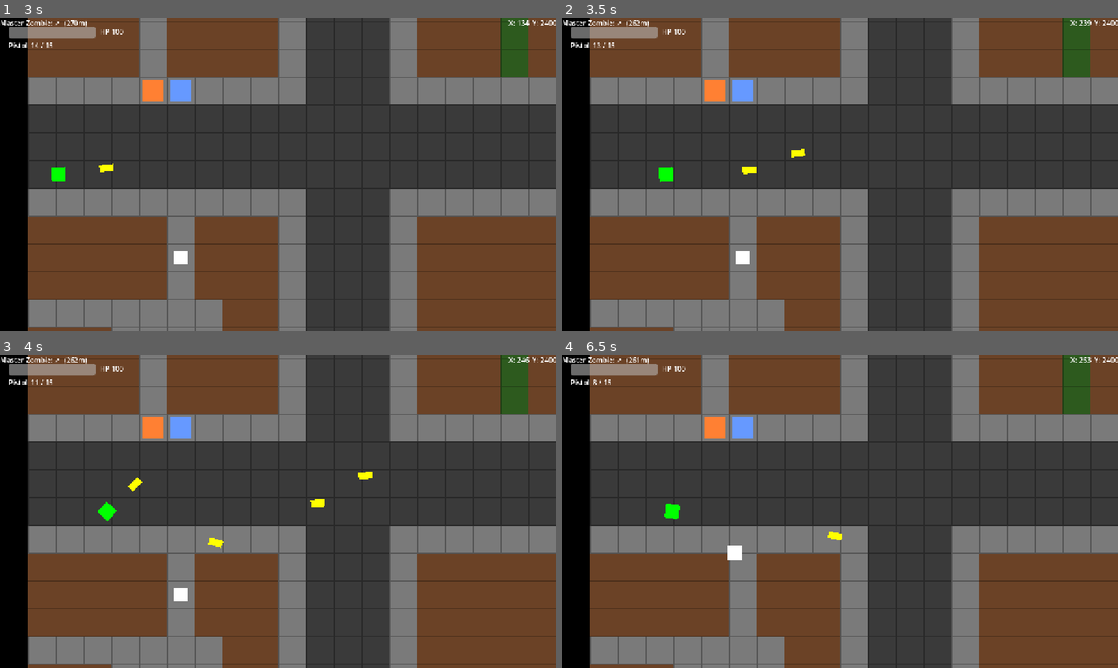
Above: before the commit, frames 1-4 (two rows, left to right).
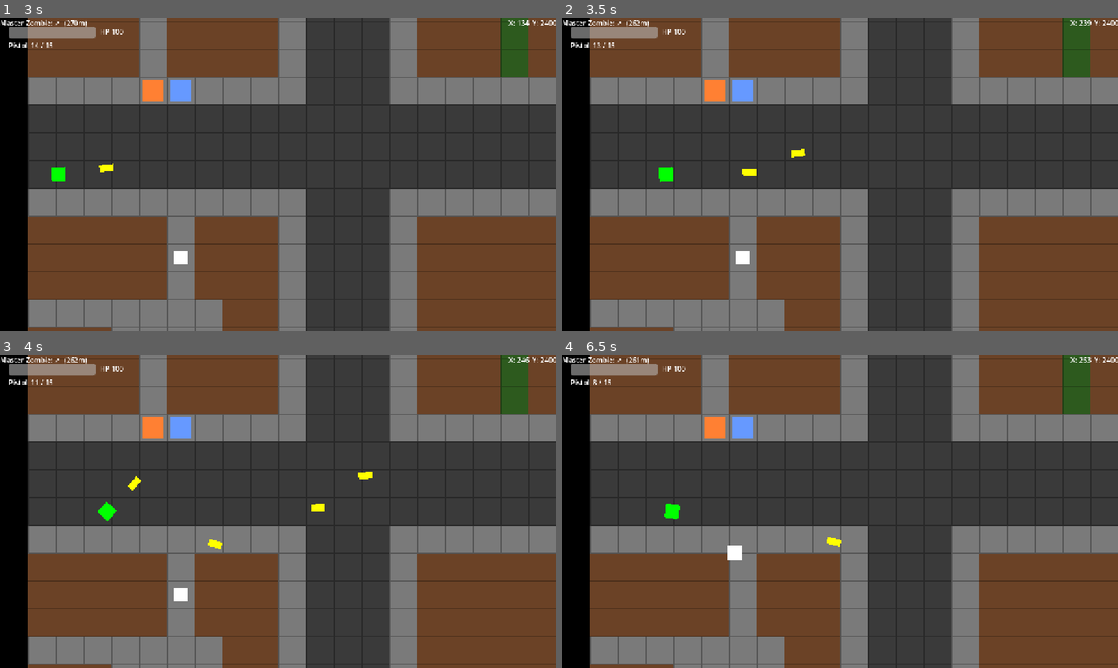
Above: after the commit, the same moments.

Repository: MKBSP/Zombie-game
Game: Godot game, scene res://scenes/ui/main_menu.tscn
Same seed, same stepped clock (60 frames per second), same inputs: the game is played once before the commit and once after it.
Inputs (mouse positions are in pixels of both pictures, inside the frame that each line leads up to):
- Up to frame 1 (3 s): click "PLAY" at 0.5 s; click "SINGLE PLAYER" at 1.25 s; click "HUMAN (shooter)" at 2 s; tap Enter (ui_accept) at 2.75 s; move the mouse to (400, 158) at 2.77 s; hold D (move_right) from 2.78 s (still down); hold Down (cam_down) from 2.78 s (still down); click (400, 158) at 2.92 s
- Up to frame 2 (3.5 s): keep holding D (move_right); keep holding Down (cam_down); tap Enter (ui_accept) at 3.02 s
- Up to frame 3 (4 s): release D (move_right) at 3.5 s; release Down (cam_down) at 3.5 s; drag from (166, 527) to (177, 426) at 3.52 s
- Up to frame 4 (6.5 s): move the mouse to (895, 442) at 4.27 s; hold D (move_right) 4.28-5 s; hold Right (cam_right) 4.28-5 s; drag from (812, 574) to (717, 426) at 5.02 s; move the mouse to (1006, 558) at 5.77 s; hold A (move_left) from 5.78 s (still down); tap X (drop_weapon) at 5.85 s; tap Enter (ui_accept) at 6.02 s

Frame 1 is identical in both runs. In frame 2, less than 0.1% of the frame differs, in the area x 32-35%, y 47-51%; in frame 3, 0.1%, in the area x 23-59%, y 38-62%; in frame 4, 0.1%.

Commit message:
feat(aim): server aim state - running/injured/recoil debuffs + focus, synced coeff
Co-Authored-By: Claude Sonnet 4.6 <noreply@anthropic.com>

Diff:
--- a/scenes/shooter/shooter.gd
+++ b/scenes/shooter/shooter.gd
@@ -45,6 +45,15 @@
 var _net_aim_target: Vector2 = Vector2.ZERO
 var _net_shooting: bool = false
 var _net_focus: bool = false
+
+# --- Aim accuracy (server computes; aim_spread_coeff is synced for the cursor) ---
+var aim_spread_coeff: float = 0.10
+var _recoil: float = 0.0
+var _recoil_recover: float = 0.0   # seconds for the current kick to fully decay
+var _recoil_elapsed: float = 0.0
+var _focus_timer: float = 0.0
+const FOCUS_TIME := 5.0
+const PISTOL_DMG_REF := 35.0
 
 # --- Node references (filled in _ready) ---
 @onready var gun_tip: Marker2D = $GunTip
@@ -124,7 +133,7 @@
 
 
 ## Server-side simulation.
-func _physics_process(_delta: float) -> void:
+func _physics_process(delta: float) -> void:
 	if is_dead:
 		return
 
@@ -133,8 +142,43 @@
 	if _net_aim_target != global_position:
 		rotation = (_net_aim_target - global_position).angle()
 
+	_update_recoil(delta)
+	_update_focus(delta)
+	aim_spread_coeff = AimModel.spread_coeff(_active_weapon(), _debuff_total(), _focus_fraction())
+
 	if _net_shooting:
 		shoot()
+
+
+func _debuff_total() -> float:
+	var total := 0.0
+	if _net_dir.length() > 0.1:
+		total += 0.20                       # running
+	if hp < int(max_hp * 0.5):
+		total += 0.40                       # badly hurt
+	elif hp < max_hp:
+		total += 0.20                       # injured
+	total += _recoil
+	return total
+
+func _focus_fraction() -> float:
+	return clampf(_focus_timer / FOCUS_TIME, 0.0, 1.0)
+
+func _update_focus(delta: float) -> void:
+	# Focus only builds while holding Ctrl AND standing still.
+	if _net_focus and _net_dir.length() <= 0.1:
+		_focus_timer = minf(_focus_timer + delta, FOCUS_TIME)
+	else:
+		_focus_timer = 0.0
+
+func _update_recoil(delta: float) -> void:
+	if _recoil <= 0.0:
+		return
+	_recoil_elapsed += delta
+	if _recoil_recover <= 0.0:
+		_recoil = 0.0
+		return
+	_recoil = 0.5 * clampf(1.0 - _recoil_elapsed / _recoil_recover, 0.0, 1.0)
 
 
 ## True while the player is holding fire — armed NPCs only shoot when this is.
@@ -174,8 +218,14 @@
 		parent = get_tree().current_scene
 	var cursor := _net_aim_target
 	var dist := gun_tip.global_position.distance_to(cursor)
-	var radius := w.aim_base * dist   # debuffs/focus added in the next task
+	var radius := aim_spread_coeff * dist
 	Weapons.fire(parent, gun_tip.global_position, cursor, radius, w)
+
+	# Post-shot recoil: refresh to 50%, recover over 2 x damage-units seconds.
+	var dmg_units := (w.damage * w.pellets) / PISTOL_DMG_REF
+	_recoil = 0.5
+	_recoil_elapsed = 0.0
+	_recoil_recover = 2.0 * dmg_units
 
 	# Auto-reload the moment the mag runs dry.
 	if _current_mag() <= 0:
--- a/scenes/shooter/shooter.tscn
+++ b/scenes/shooter/shooter.tscn
@@ -52,6 +52,9 @@
 properties/11/path = NodePath(".:pickup_seq")
 properties/11/spawn = true
 properties/11/replication_mode = 2
+properties/12/path = NodePath(".:aim_spread_coeff")
+properties/12/spawn = true
+properties/12/replication_mode = 1
 
 [node name="shooter" type="CharacterBody2D" unique_id=1650744308 groups=["shooter"]]
 script = ExtResource("1_tblkw")
--- a/scripts/weapon_data.gd
+++ b/scripts/weapon_data.gd
@@ -13,8 +13,6 @@
 @export var mag_size: int = 15
 @export var reload_time: float = 3.0
 @export var pellets: int = 1
-## Total angular spread (radians) the pellets are fanned across.
-@export var spread_rad: float = 0.0
 @export var bullet_speed: float = 600.0
 @export var is_special: bool = false
 ## Finite rounds the weapon carries when picked up. 0 = pistol (draws from the
--- a/scripts/weapons.gd
+++ b/scripts/weapons.gd
@@ -40,7 +40,6 @@
 			w.mag_size = 2
 			w.reload_time = 3.0
 			w.pellets = 5
-			w.spread_rad = 0.5       # ~28 degree fan
 			w.bullet_speed = 600.0
 			w.is_special = true
 			w.total_ammo = 8
